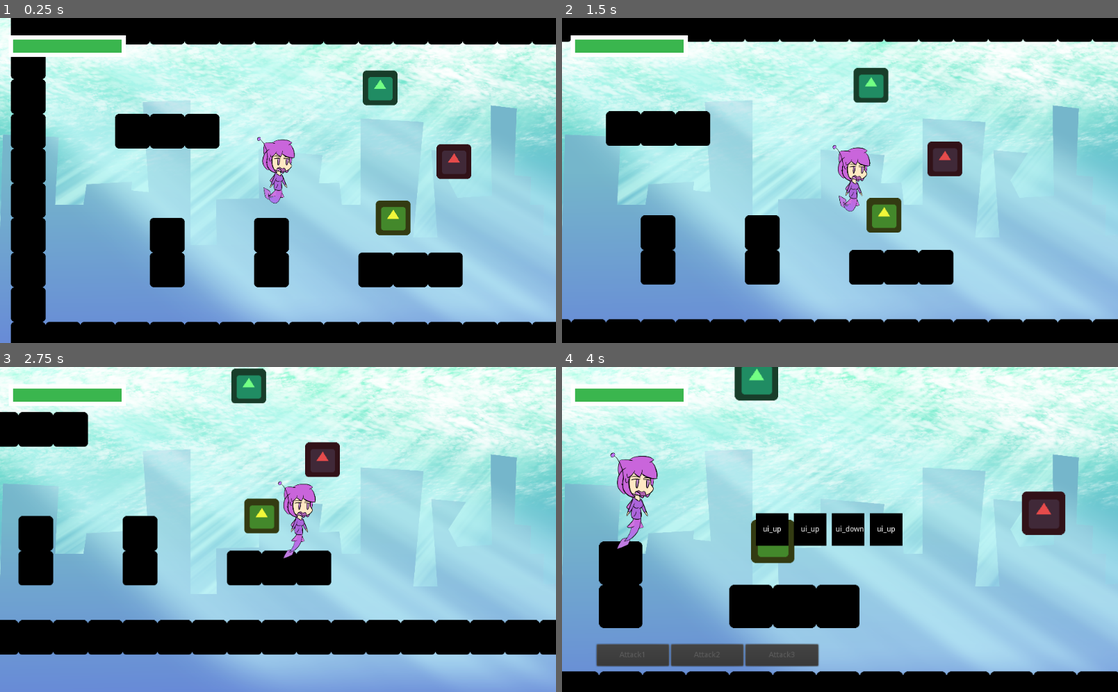
Above: before the commit, frames 1-4 (two rows, left to right).
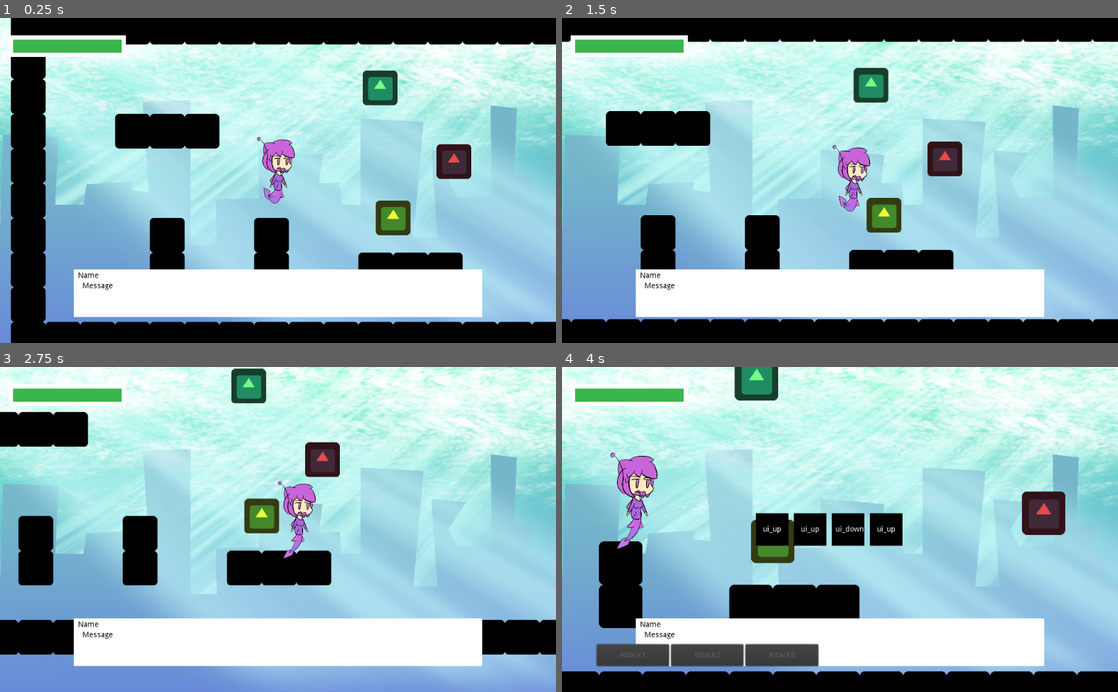
Above: after the commit, the same moments.

Repository: aak270/godot-cozy-game
Game: Godot game, scene res://src/scenes/World.tscn
The game is run twice, just before and just after one commit, with the same random seed, the same clock (stepped at 60 frames per second) and the same inputs. This scene is started directly instead of the project's main scene. The engine's default icon, where the game draws it, is replaced by a stand-in: a white triangle on a blue panel in a dark square.
Inputs:
- Up to frame 1 (0.25 s): no input
- Up to frame 2 (1.5 s): tap Enter (ui_accept) at 0.5, 1.35 s; hold Right (ui_right) 0.53-1.28 s; hold Enter (ui_accept) 0.53-1.28 s; hold Down (ui_down) from 1.28 s (still down)
- Up to frame 3 (2.75 s): tap Enter (ui_accept) at 1.52, 1.82 s; release Down (ui_down) at 2.03 s; hold Right (ui_right) from 2.03 s (still down); hold Enter (ui_accept) from 2.03 s (still down)
- Up to frame 4 (4 s): release Right (ui_right) at 2.78 s; release Enter (ui_accept) at 2.78 s; hold Up (ui_up) 2.78-3.53 s; tap Enter (ui_accept) at 2.85, 3.02, 3.32 s; hold Left (ui_left) from 3.53 s (still down); hold Enter (ui_accept) from 3.53 s (still down)

The runs differ from the first frame. In frame 1, 11% of the frame differs, in the area x 13-87%, y 77-93%; in frame 2, 11%; in frame 3, 11%; in frame 4, 8.7%.
Error before the commit: Invalid call. Nonexistent function 'update_interactable' in base 'KinematicBody2D (Player.gd)'. (res://src/characters/NPC.gd:14)

Commit message:
clean up dialogue system

Diff:
--- a/project.godot
+++ b/project.godot
@@ -18,10 +18,16 @@
 "class": "Interactable",
 "language": "GDScript",
 "path": "res://src/objects/Interactable.gd"
+}, {
+"base": "Node2D",
+"class": "PlayerInteract",
+"language": "GDScript",
+"path": "res://src/characters/PlayerInteract.gd"
 } ]
 _global_script_class_icons={
 "Enemy": "",
-"Interactable": ""
+"Interactable": "",
+"PlayerInteract": ""
 }
 
 [application]
--- a/src/characters/NPC.gd
+++ b/src/characters/NPC.gd
@@ -1,18 +1,19 @@
 extends Interactable
 
-export var npc_name: = ""
-export(Array, String) var npc_dialogues
+export(String, FILE, "*.json") var dialogue_file
 
-var _player: Node
+var _dialogues: = []
+
+onready var dialogue_player: = $"../DialoguePlayer"
+
+func _ready() -> void:
+	var file = File.new()
+	if file.file_exists(dialogue_file):
+		file.open(dialogue_file, file.READ)
+		_dialogues = parse_json(file.get_as_text())
 
 func interact() -> void:
-	_player.update_interactable(null)
-	EventHandler.emit_signal("dialogue_started", npc_name, npc_dialogues)
+	dialogue_player.play(_dialogues)
 
-func _on_body_entered(body: Node) -> void:
-	_player = body
-	_player.update_interactable(self)
-
-func _on_body_exited(_body: Node) -> void:
-	_player.update_interactable(null)
-	EventHandler.emit_signal("dialogue_ended")
+func on_exit() -> void:
+	dialogue_player.stop()
--- a/src/characters/Player.gd
+++ b/src/characters/Player.gd
@@ -8,8 +8,8 @@
 export var speed: = 200
 export var accel: = 1500
 export var friction: = 1800
+
 export var max_effort: = 100
-
 export var combat_position_path: NodePath
 
 var _direction: = Vector2.ZERO
--- a/src/characters/PlayerInteract.gd
+++ b/src/characters/PlayerInteract.gd
@@ -1,4 +1,5 @@
 extends Node2D
+class_name PlayerInteract
 
 var _can_interact: = false
 var _interactable: Interactable = null
@@ -12,14 +13,21 @@
 	if _can_interact and Input.is_action_just_pressed("ui_accept"):
 		_interactable.interact()
 
+func set_interact(value: bool) -> void:
+	if value:
+		_can_interact = true
+		_interact_ui.show()
+	else:
+		_can_interact = false
+		_interact_ui.hide()
+
 func _on_area_entered(area: Area2D) -> void:
 	if area is Interactable:
-		_can_interact = true
 		_interactable = area
-		_interact_ui.show()
+		set_interact(true)
 
 func _on_area_exited(area: Area2D) -> void:
 	if area is Interactable:
-		_can_interact = false
+		area.on_exit()
 		_interactable = null
-		_interact_ui.hide()
+		set_interact(false)
--- /dev/null
+++ b/src/dialogues/DialoguePlayer.gd
@@ -0,0 +1,46 @@
+extends CanvasLayer
+
+export var playerInteract: NodePath
+
+var _player_interact: PlayerInteract = null
+var _on_dialogue = false
+var _current_index: = -1
+var _dialogues: = []
+
+onready var _panel: = $ColorRect
+onready var _dialogue_name: = $ColorRect/Name
+onready var _dialogue_message: = $ColorRect/Message
+
+func _ready() -> void:
+	_panel.hide()
+	_player_interact = get_node(playerInteract)
+
+func _input(event: InputEvent) -> void:
+	if _on_dialogue and event.is_action_pressed("ui_accept"):
+		next_line()
+
+func play(json) -> void:
+	_player_interact.set_interact(false)
+
+	_on_dialogue = true
+	_dialogues = json
+	_panel.show()
+
+func stop() -> void:
+	_panel.hide()
+	_player_interact.set_interact(true)
+
+	_on_dialogue = false
+	_current_index = -1
+	_dialogues = []
+
+func next_line() -> void:
+	_current_index += 1
+	show_dialogue()
+
+func show_dialogue() -> void:
+	if _current_index >= len(_dialogues):
+		stop()
+	else:
+		_dialogue_name.text = _dialogues[_current_index]["name"]
+		_dialogue_message.text = _dialogues[_current_index]["text"]
--- /dev/null
+++ b/src/dialogues/npc_1_dialogue.json
@@ -0,0 +1,5 @@
+[
+	{"name": "Green Godot", "text": "Hello stranger!"},
+	{"name": "Player", "text": "...hello"},
+	{"name": "Green Godot", "text": "Be careful, there is an enemy ahead."}
+]
--- a/src/objects/Interactable.gd
+++ b/src/objects/Interactable.gd
@@ -4,3 +4,6 @@
 func interact() -> void:
 	print("interact with object")
 	queue_free()
+
+func on_exit() -> void:
+	pass
--- a/src/scenes/Game.tscn
+++ b/src/scenes/Game.tscn
@@ -6,6 +6,8 @@
 [ext_resource path="res://src/characters/Player.tscn" type="PackedScene" id=4]
 [ext_resource path="res://icon.png" type="Texture" id=5]
 [ext_resource path="res://src/objects/Interactable.gd" type="Script" id=6]
+[ext_resource path="res://src/dialogues/DialoguePlayer.gd" type="Script" id=7]
+[ext_resource path="res://src/characters/NPC.gd" type="Script" id=8]
 
 [sub_resource type="Shader" id=14]
 code = "/*
@@ -342,6 +344,9 @@
 [sub_resource type="RectangleShape2D" id=20]
 extents = Vector2( 32, 32 )
 
+[sub_resource type="RectangleShape2D" id=21]
+extents = Vector2( 32, 32 )
+
 [node name="Game" type="Node2D"]
 
 [node name="BackgroundLayer" type="CanvasLayer" parent="."]
@@ -390,6 +395,39 @@
 "_edit_use_anchors_": false
 }
 
+[node name="DialoguePlayer" type="CanvasLayer" parent="."]
+script = ExtResource( 7 )
+playerInteract = NodePath("../Player/Interact")
+
+[node name="ColorRect" type="ColorRect" parent="DialoguePlayer"]
+anchor_left = 0.5
+anchor_top = 1.0
+anchor_right = 0.5
+anchor_bottom = 1.0
+margin_left = -376.0
+margin_top = -136.0
+margin_right = 376.0
+margin_bottom = -48.0
+__meta__ = {
+"_edit_use_anchors_": false
+}
+
+[node name="Name" type="RichTextLabel" parent="DialoguePlayer/ColorRect"]
+modulate = Color( 0, 0, 0, 1 )
+margin_left = 8.0
+margin_top = 5.0
+margin_right = 128.0
+margin_bottom = 21.0
+text = "Name"
+
+[node name="Message" type="RichTextLabel" parent="DialoguePlayer/ColorRect"]
+modulate = Color( 0, 0, 0, 1 )
+margin_left = 16.0
+margin_top = 24.0
+margin_right = 736.0
+margin_bottom = 72.0
+text = "Message"
+
 [node name="TileMap" type="TileMap" parent="."]
 modulate = Color( 0, 0, 0, 1 )
 tile_set = SubResource( 19 )
@@ -429,4 +467,18 @@
 [node name="CollisionShape2D" type="CollisionShape2D" parent="Chest"]
 shape = SubResource( 20 )
 
+[node name="NPC" type="Area2D" parent="."]
+position = Vector2( 1312, 608 )
+collision_layer = 4
+collision_mask = 0
+script = ExtResource( 8 )
+dialogue_file = "res://src/dialogues/npc_1_dialogue.json"
+
+[node name="Sprite" type="Sprite" parent="NPC"]
+modulate = Color( 0.945098, 0.968627, 0.223529, 1 )
+texture = ExtResource( 5 )
+
+[node name="CollisionShape2D" type="CollisionShape2D" parent="NPC"]
+shape = SubResource( 21 )
+
 [editable path="Player"]
--- a/src/scenes/World.tscn
+++ b/src/scenes/World.tscn
@@ -1,11 +1,10 @@
-[gd_scene load_steps=24 format=2]
+[gd_scene load_steps=23 format=2]
 
 [ext_resource path="res://src/characters/Player.tscn" type="PackedScene" id=1]
 [ext_resource path="res://icon.png" type="Texture" id=2]
 [ext_resource path="res://src/characters/Enemy.gd" type="Script" id=3]
 [ext_resource path="res://src/ui/CombatUI.gd" type="Script" id=4]
 [ext_resource path="res://src/ui/UI.gd" type="Script" id=5]
-[ext_resource path="res://src/ui/Dialogue.gd" type="Script" id=6]
 [ext_resource path="res://src/objects/Interactable.gd" type="Script" id=7]
 [ext_resource path="res://src/characters/NPC.gd" type="Script" id=8]
 [ext_resource path="res://src/textures/BG_Gradient.png" type="Texture" id=9]
@@ -458,7 +457,6 @@
 margin_left = -20.0
 margin_top = -40.0
 margin_right = 20.0
-script = ExtResource( 6 )
 __meta__ = {
 "_edit_use_anchors_": false
 }
@@ -587,8 +585,6 @@
 collision_layer = 0
 collision_mask = 2
 script = ExtResource( 8 )
-npc_name = "Green Godot"
-npc_dialogues = [ "Hello stranger!", "What are you doing here?", "Ok, see you later" ]
 
 [node name="Sprite" type="Sprite" parent="NPC"]
 modulate = Color( 0.945098, 0.968627, 0.223529, 1 )
--- a/src/singletons/EventHandler.gd
+++ b/src/singletons/EventHandler.gd
@@ -4,6 +4,3 @@
 signal battle_finished()
 
 signal effort_changed(value)
-
-signal dialogue_started(npc_name, npc_dialogues)
-signal dialogue_ended()
--- a/src/ui/Dialogue.gd
+++ /dev/null
@@ -1,41 +0,0 @@
-extends Control
-
-var _on_dialogue: = false
-var _dialogues: = []
-var _index: = 0
-
-onready var dialogue_name: = $ColorRect/Name
-onready var dialogue_message: = $ColorRect/Message
-
-func _ready() -> void:
-	hide()
-	EventHandler.connect("dialogue_started", self, "start")
-	EventHandler.connect("dialogue_ended", self, "end")
-
-func _input(event: InputEvent) -> void:
-	if _on_dialogue and event.is_action_pressed("ui_accept"):
-		next_line()
-
-func start(npc_name, npc_dialogues) -> void:
-	_dialogues = npc_dialogues
-	_on_dialogue = true
-	_index = 0
-
-	dialogue_name.text = "NPC" if npc_name == "" else npc_name
-	show_dialogue()
-	show()
-
-func end() -> void:
-	_on_dialogue = false
-	_dialogues = []
-	hide()
-
-func next_line() -> void:
-	_index += 1
-	show_dialogue()
-
-func show_dialogue() -> void:
-	if _index >= len(_dialogues):
-		end()
-	else:
-		dialogue_message.text = _dialogues[_index]
Not shown: 1 places in src/scenes/Game.tscn that only renumber resources
